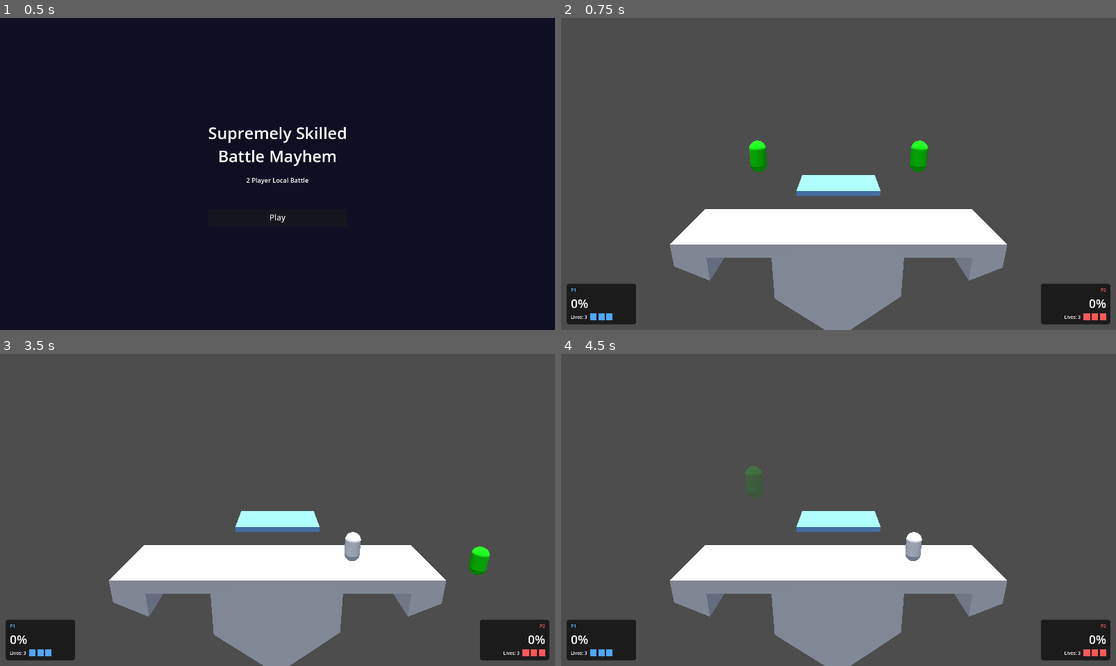
Above: before the commit, frames 1-4 (two rows, left to right).
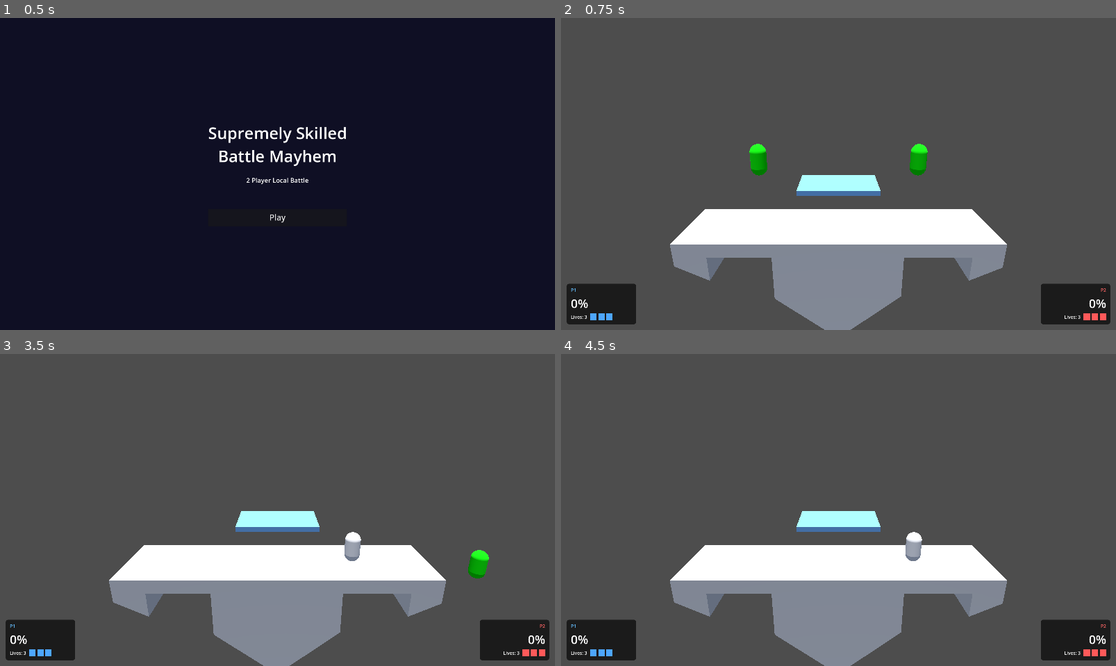
Above: after the commit, the same moments.

Repository: notBjorn/Supremely-Skilled-Battle-Mayhem
Game: Godot game, scene res://menus/main_menu.tscn
Two runs of this game, one before a commit and one after it. Both use one fixed random seed, a clock stepped at 60 frames per second and the inputs below.
Inputs (mouse positions are in pixels of both pictures, inside the frame that each line leads up to):
- Up to frame 1 (0.5 s): no input
- Up to frame 2 (0.75 s): click "Play" at 0.5 s
- Up to frame 3 (3.5 s): move the mouse to (399, 494) at 1.27 s; hold D (p1_move_right) 1.28-2.03 s; tap F (p1_attack) at 1.35 s; click (399, 494) at 1.42 s; tap W (p1_jump) at 1.52, 2.27 s; tap Enter at 2 s; move the mouse to (166, 525) at 2.02 s; hold S (p1_down) 2.03-2.78 s; tap E (p1_dodge) at 2.1 s; move the mouse to (333, 441) at 2.77 s; hold D (p1_move_right) from 2.78 s (still down); tap Q (p1_shield) at 2.85 s
- Up to frame 4 (4.5 s): move the mouse to (810, 572) at 3.52 s; tap G (p1_special) at 3.6 s; click (810, 572) at 3.67 s; tap W (p1_jump) at 3.77 s; tap Space at 4.25 s; move the mouse to (1005, 556) at 4.27 s; release D (p1_move_right) at 4.28 s; hold A (p1_move_left) from 4.28 s (still down); tap F (p1_attack) at 4.35 s

Frame 1 is identical in both runs. In frame 2, 0.3% of the frame differs, in the area x 33-67%, y 39-51%; in frame 3, 0.1%; in frame 4, less than 0.1%.

Commit message:
Blastbox/Deathbox now works as intended. Tweaked some variables for player 1

Diff:
--- a/gameplay/fighters/fighter_controller.gd
+++ b/gameplay/fighters/fighter_controller.gd
@@ -35,18 +35,15 @@
 @export var dodge_action := "p1_dodge"
 
 @export var run_speed := 7.0
-@export var jump_velocity := 8.5
-@export var gravity := 24.0
+@export var jump_velocity := 11
+@export var gravity := 31.0
 @export var weight := 1.0
-@export var fall_speed_limit := 16.0
+@export var fall_speed_limit := 10.0
 @export var spawn_position := Vector3.ZERO
-@export var bounds_z := 19.0
-@export var lower_death_y := -12.0
-@export var upper_death_y := 12.0
 @export var max_jumps := 2
-@export var double_jump_velocity_scale := 0.95
+@export var double_jump_velocity_scale := 0.80
 @export var drop_through_duration := 0.3
-@export var fast_fall_multiplier := 2.0
+@export var fast_fall_multiplier := 1.35
 @export var ground_layer_bit := 1
 @export var platform_layer_bit := 2
 @export var fighter_layer_bit := 4
@@ -114,10 +111,6 @@
 	add_to_group("fighters")
 
 func _physics_process(delta: float) -> void:
-	if _is_out_of_bounds():
-		_respawn()
-		if not is_inside_tree():
-			return
 	_tick_invincibility(delta)
 	_check_drop_through_input()
 	_tick_drop_through(delta)
@@ -454,11 +447,11 @@
 		elif prev_state == STATE_SHIELD and next_state != STATE_SHIELD:
 			sfx_shield.stop()
 
-func _is_out_of_bounds() -> bool:
-	return global_position.y < lower_death_y or global_position.y > upper_death_y or absf(global_position.z) > bounds_z
-
 func _player_index() -> int:
 	return 2 if player_label == "P2" else 1
+
+func kill() -> void:
+	_respawn()
 
 func _respawn() -> void:
 	died.emit(_player_index())
--- a/gameplay/gameplay_scene.gd
+++ b/gameplay/gameplay_scene.gd
@@ -21,6 +21,8 @@
 		fighter.damaged.connect(_on_fighter_damaged)
 		fighter.died.connect(_on_fighter_died)
 		fighter.respawned.connect(_on_fighter_respawned)
+	for zone in get_tree().get_nodes_in_group("death_zones"):
+		zone.body_entered.connect(_on_death_zone_body_entered)
 
 func _on_fighter_damaged(player_idx: int, new_percent: float) -> void:
 	hud.update_percent(player_idx, new_percent)
@@ -45,6 +47,10 @@
 func _on_fighter_respawned(player_idx: int) -> void:
 	stock_loss_locked[player_idx] = false
 
+func _on_death_zone_body_entered(body: Node3D) -> void:
+	if body.is_in_group("fighters") and body.has_method("kill"):
+		body.kill()
+
 func _end_game(winner: int) -> void:
 	if game_over:
 		return
--- a/gameplay/stages/proto_stage/MainStage.tscn
+++ b/gameplay/stages/proto_stage/MainStage.tscn
@@ -22,8 +22,9 @@
 
 [node name="ProtoStageSSBM" parent="." unique_id=232341958 instance=ExtResource("1_a202f")]
 
-[node name="DeathBox" type="Area3D" parent="." unique_id=1466533038]
+[node name="DeathBox" type="Area3D" parent="." groups=["death_zones"] unique_id=1466533038]
 transform = Transform3D(1.14, 0, 0, 0, 1.14, 0, 0, 0, 1.14, 0, 0, 0)
+collision_mask = 4
 
 [node name="Bottom" type="CollisionShape3D" parent="DeathBox" unique_id=1030946630]
 transform = Transform3D(1, 0, 0, 0, 1, 0, 0, 0, 1, 0, -12, 0)
